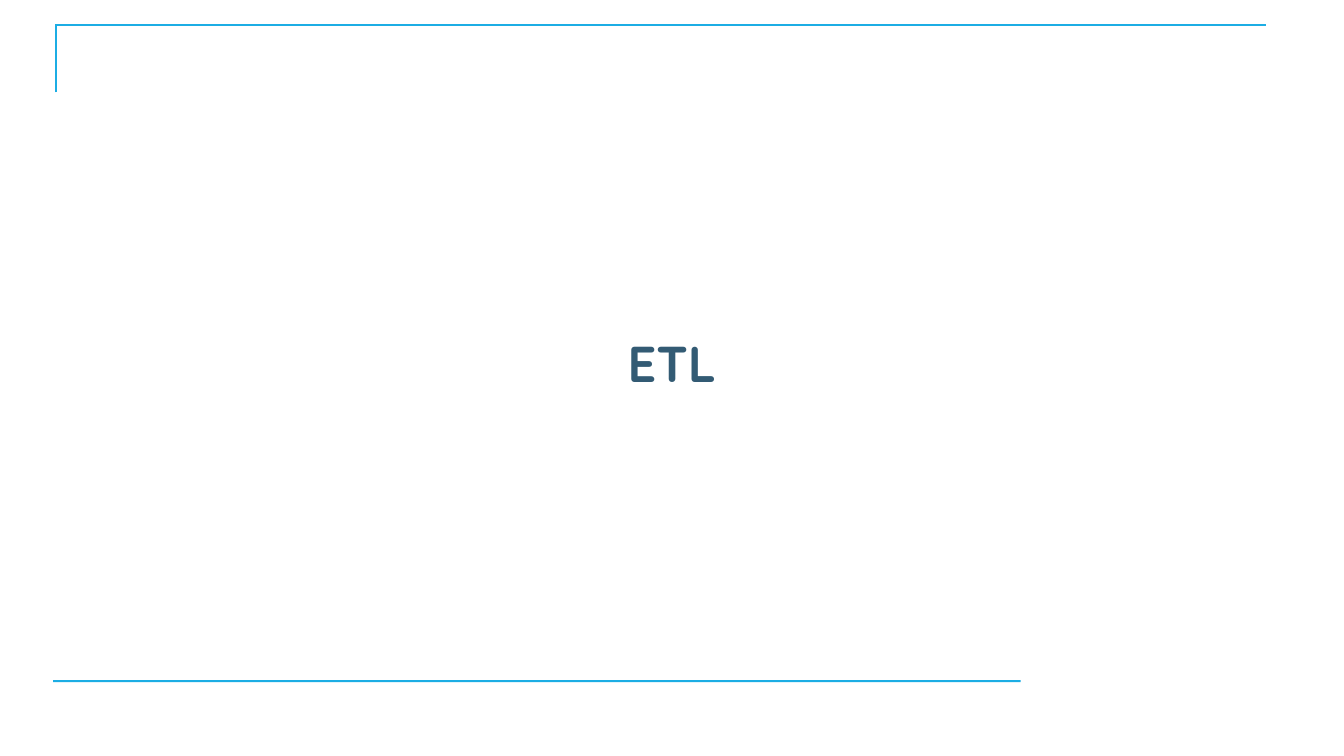
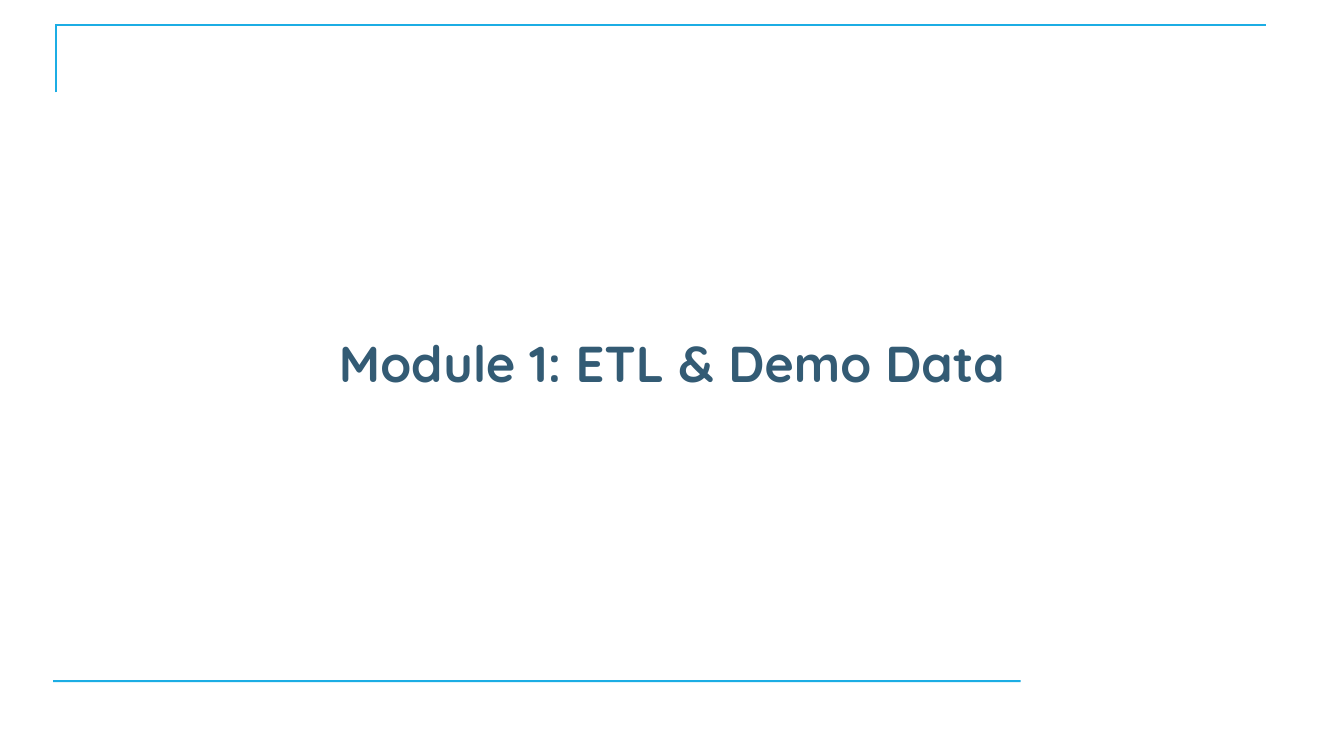
Before and after one commit to CostelloTechnicalConsulting/XTBP10---Tableau-Prep-Introduction, a slide deck: slide 10 of ppt/TableauPrepBuilderIntroV1_1.pptx. Drawn at 1344x756 pixels with LibreOffice and Linux fonts; fonts in the diff are those of the drawing; background and template pictures are left out. Boxes give left, top, right and bottom in pixels: in the first picture for what was removed or moved away, otherwise in the second. Text is boxed around its words. In the diff, an @@ line names an element or a change of style, - is before the commit and + after.

```diff
--- a/ppt/TableauPrepBuilderIntroV1_1.pptx
+++ b/ppt/TableauPrepBuilderIntroV1_1.pptx
@@ title at (339, 344, 1004, 383): text changed @@
-ETL
+Module 1: ETL & Demo Data
```
Also in this commit, not shown: 6 other slides changed, 1 slide added, 1 slide removed, 1 other file.
